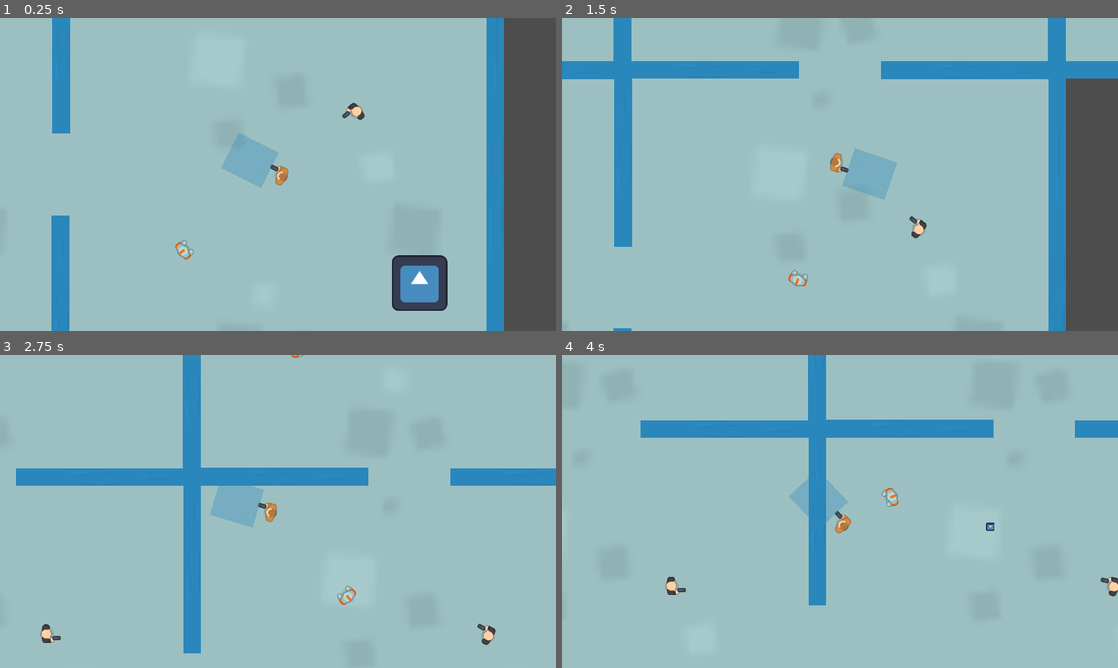
Above: before the commit, frames 1-4 (two rows, left to right).
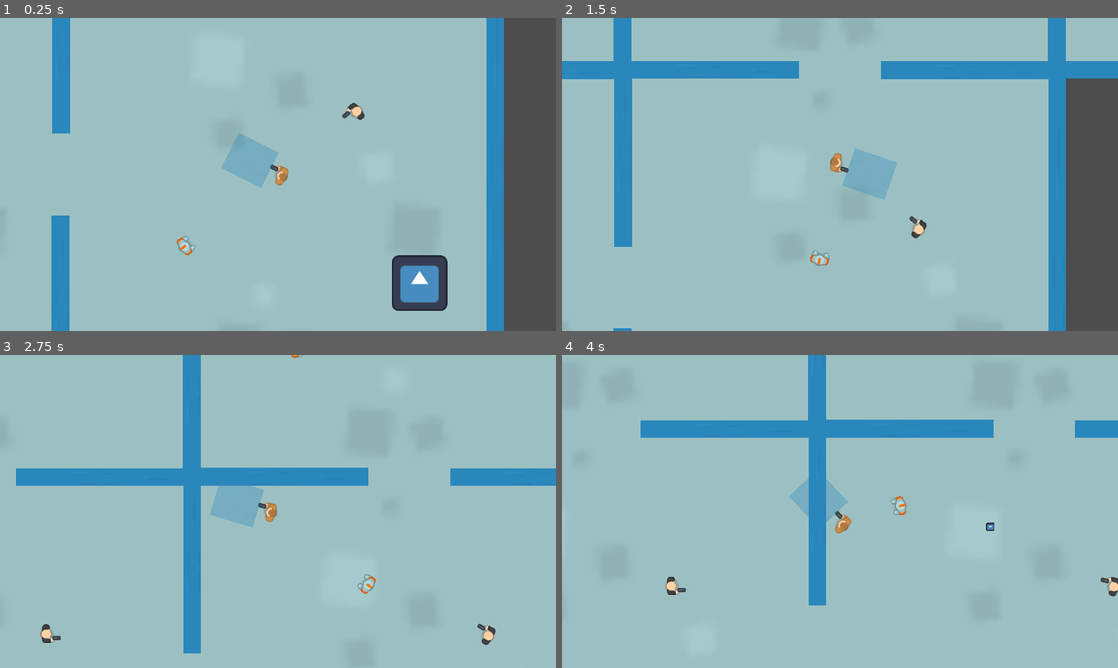
Above: after the commit, the same moments.

Repository: dmq262/Shadow-Stallion
Game: Godot game, scene res://scenes/main.tscn
Same seed, same stepped clock (60 frames per second), same inputs: the game is played once before the commit and once after it. The engine's default icon, where the game draws it, is replaced by a stand-in: a white triangle on a blue panel in a dark square. Sound files missing from this copy of the repository are replaced by a short silence.
Inputs (mouse positions are in pixels of both pictures, inside the frame that each line leads up to):
- Up to frame 1 (0.25 s): no input
- Up to frame 2 (1.5 s): move the mouse to (812, 237) at 0.52 s; hold W (move_up) from 0.53 s (still down); click (812, 237) at 0.6 s; move the mouse to (1006, 221) at 1.27 s; right-click (1006, 221) at 1.35 s
- Up to frame 3 (2.75 s): click (444, 558) at 1.55 s; move the mouse to (111, 464) at 2.02 s; release W (move_up) at 2.03 s; hold A (move_left) from 2.03 s (still down); tap Shift (dash) at 2.1 s; click (111, 464) at 2.3 s
- Up to frame 4 (4 s): move the mouse to (867, 511) at 2.77 s; click (867, 511) at 2.85 s; move the mouse to (756, 433) at 3.52 s; release A (move_left) at 3.53 s; hold S (move_down) from 3.53 s (still down); click (756, 433) at 3.6 s

The runs differ from the first frame. In frame 1, 0.1% of the frame differs, in the area x 31-36%, y 69-78%; in frame 2, 0.2%, in the area x 40-49%, y 74-86%; in frame 3, 0.1%; in frame 4, 0.2%.

Commit message:
fixed enemy movement bug, removed test function, fine-tuned astargrid

Diff:
--- a/scenes/astar_generator.gd
+++ b/scenes/astar_generator.gd
@@ -5,7 +5,7 @@
 var cell_size
 var astar = AStarGrid2D.new()
 
-func generate_astar(room_size_input = 1000, grid_size_input = 5, cell_size_input = 40):
+func generate_astar(room_size_input = 1000, grid_size_input = 5, cell_size_input = 25):
 	#Set variables
 	room_size = room_size_input
 	grid_size = grid_size_input
@@ -33,8 +33,8 @@
 			rect_position.y = point1.y - 1
 
 		#Get Size of area
-		var rect_width = abs(point1.x - point2.x) + 2
-		var rect_height = abs(point1.y - point2.y) + 2
+		var rect_width = abs(point1.x - point2.x) + 3
+		var rect_height = abs(point1.y - point2.y) + 3
 
 		astar.fill_solid_region(Rect2i(rect_position, Vector2i(rect_width, rect_height)))
 
--- a/scenes/enemy_melee.gd
+++ b/scenes/enemy_melee.gd
@@ -28,10 +28,6 @@
 	if player == null or (not active):
 		return
 
-	if Input.is_action_just_pressed('shoot'):
-		#astar_generator.test(get_global_mouse_position())
-		pass
-
 	#Process movement
 	if astar != null:
 		process_movement(delta)
@@ -41,19 +37,6 @@
 		die()
 
 	look_at(player.position)
-
-
-func test(destination):
-	#Convert current and destination coordinations to Astargrid coordinates
-	var current_point = (Vector2.ZERO + Vector2((room_size * grid_size) / 2, (room_size * grid_size) / 2)) / cell_size
-	current_point = Vector2i(current_point)
-	var destination_point = (destination + Vector2((room_size * grid_size) / 2, (room_size * grid_size) / 2)) / cell_size
-	destination_point = Vector2i(destination_point)
-
-
-	#Get Path, returns AstarGrid coordinates(in pixels), need to offset back to world coordinates
-	var path = astar.get_id_path(current_point, destination_point)
-	print(path)
 
 
 func process_movement(delta):
@@ -75,13 +58,10 @@
 		#Set path if new path is not empty
 		if not new_path.is_empty():
 			path = new_path
-
-	print(target, path)
-
+			path.pop_front() #First cell is current Position, so remove it
 
 	#If further than 3 cells away, and current cell has reached target, get new target
-	if path.size() > 2 and current_point == Vector2i(target):
-		print('new target', target, path)
+	if path.size() > 1 and current_point == Vector2i(target):
 		target = path.pop_front()
 
 	#Set velocity and move
@@ -89,9 +69,7 @@
 	velocity.normalized()
 
 	var collision = move_and_collide(velocity * delta * speed)
-	if collision:
-		velocity = velocity.slide(collision.get_normal())
-		move_and_collide(velocity * delta * speed)
+
 
 func die():
 	queue_free()
